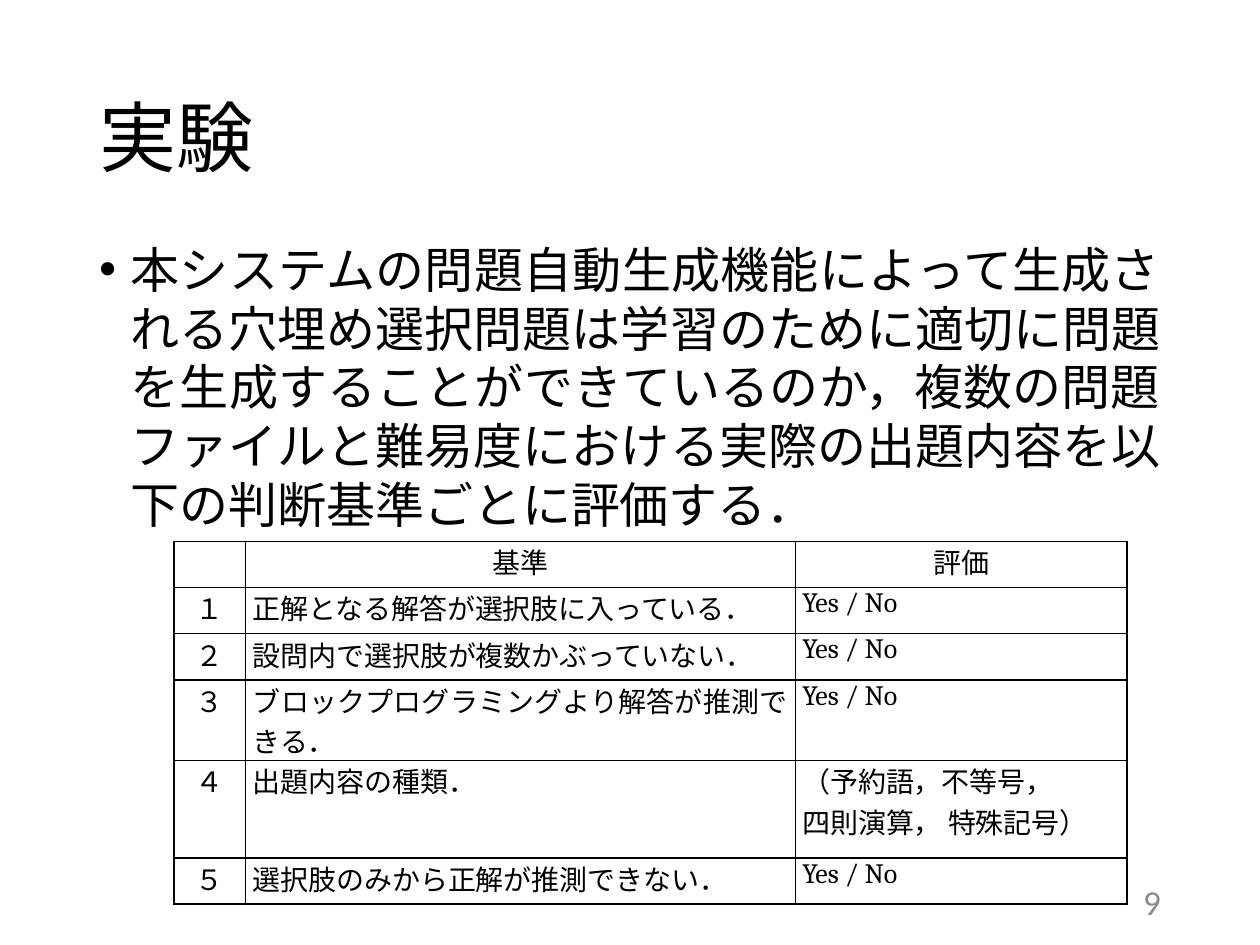
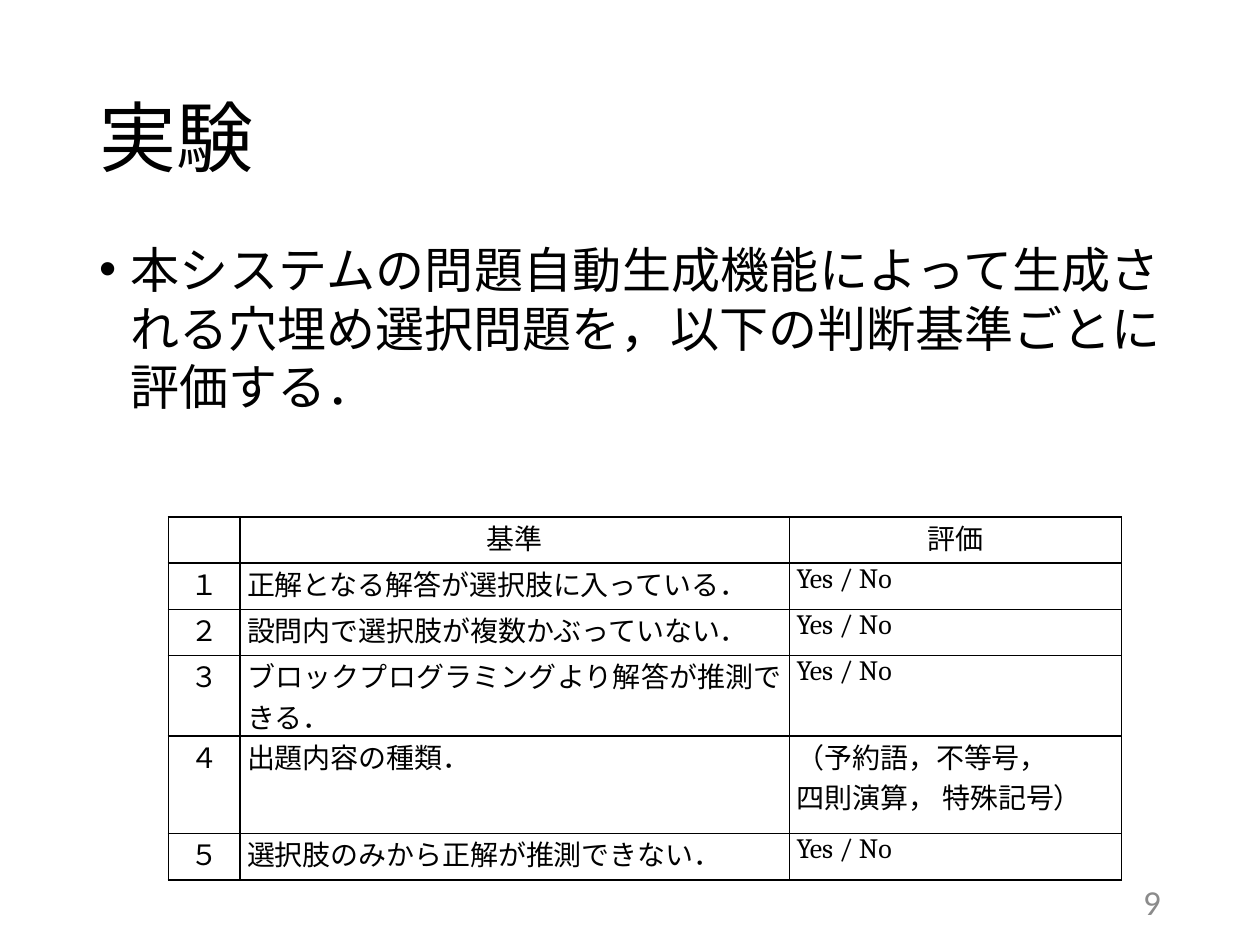
Before and after one commit to kait-takanolab/1821121-shimaoka-thesis, a slide deck: slide 9 of 1821121_shimaoka_thesis.pptx. Drawn at 1260x945 pixels with LibreOffice and Linux fonts; fonts in the diff are those of the drawing. Boxes give left, top, right and bottom in pixels: in the first picture for what was removed or moved away, otherwise in the second. Text is boxed around its words. In the diff, an @@ line names an element or a change of style, - is before the commit and + after.

```diff
--- a/1821121_shimaoka_thesis.pptx
+++ b/1821121_shimaoka_thesis.pptx
@@ text at [131, 246, 1160, 409]: text changed @@
-• 本システムの問題自動生成機能によって生成される穴埋め選択問題は学習のために適切に問題を生成することができているのか，複数の問題ファイルと難易度における実際の出題内容を以下の判断基準ごとに評価する．
+• 本システムの問題自動生成機能によって生成される穴埋め選択問題を，以下の判断基準ごとに評価する．
@@ table: place and size @@
-table at [174, 542, 1126, 897]
+table at [169, 517, 1121, 872]
```
Also in this commit, not shown: 3 other slides changed, 2 other files.
